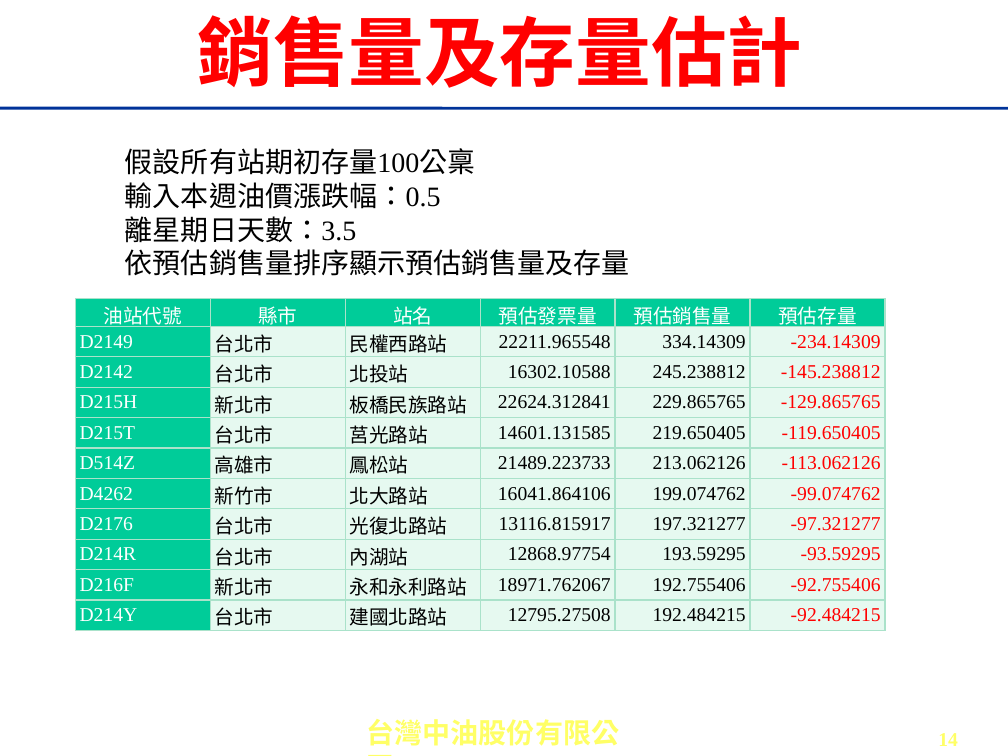
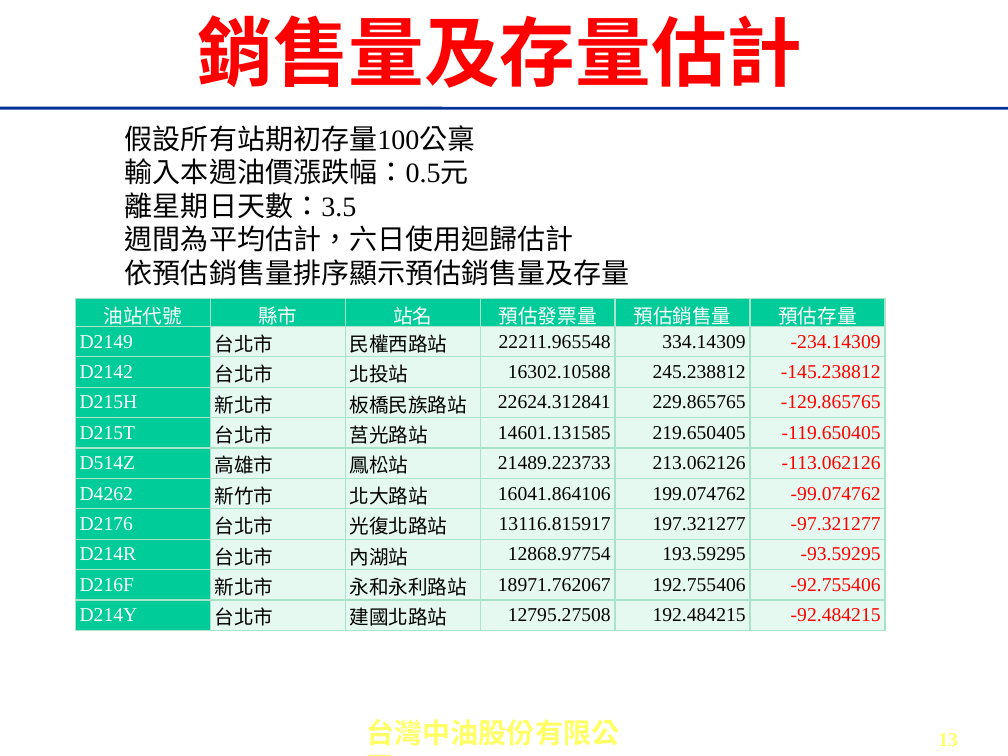
Before and after one commit to seiching/pythonclass, a slide deck: slide 13 of hackson/1061121-中油黑客松(高雄).pptx (slide 14 before the commit). Drawn at 1008x756 pixels with LibreOffice and Linux fonts; fonts in the diff are those of the drawing; background and template pictures are left out. Boxes give left, top, right and bottom in pixels: in the first picture for what was removed or moved away, otherwise in the second. Text is boxed around its words. In the diff, an @@ line names an element or a change of style, - is before the commit and + after.

Commit message:
update

```diff
--- a/hackson/1061121-中油黑客松(高雄).pptx
+++ b/hackson/1061121-中油黑客松(高雄).pptx
@@ text "假設所有站期初存量100公稟": place and size @@
-text "假設所有站期初存量100公稟" at bbox=[125, 148, 630, 276]
+text "假設所有站期初存量100公稟" at bbox=[125, 125, 630, 286]
@@ text at bbox=[125, 158, 469, 185]: text changed @@
-輸入本週油價漲跌幅：0.5
+輸入本週油價漲跌幅：0.5元
@@ text at bbox=[125, 225, 574, 252]: paragraph added @@
+週間為平均估計，六日使用迴歸估計
@@ page number at bbox=[938, 733, 958, 746]: text changed @@
-14
+13
```
Also in this commit, not shown: 1 other slide changed, 1 slide added, 2 slides removed.
